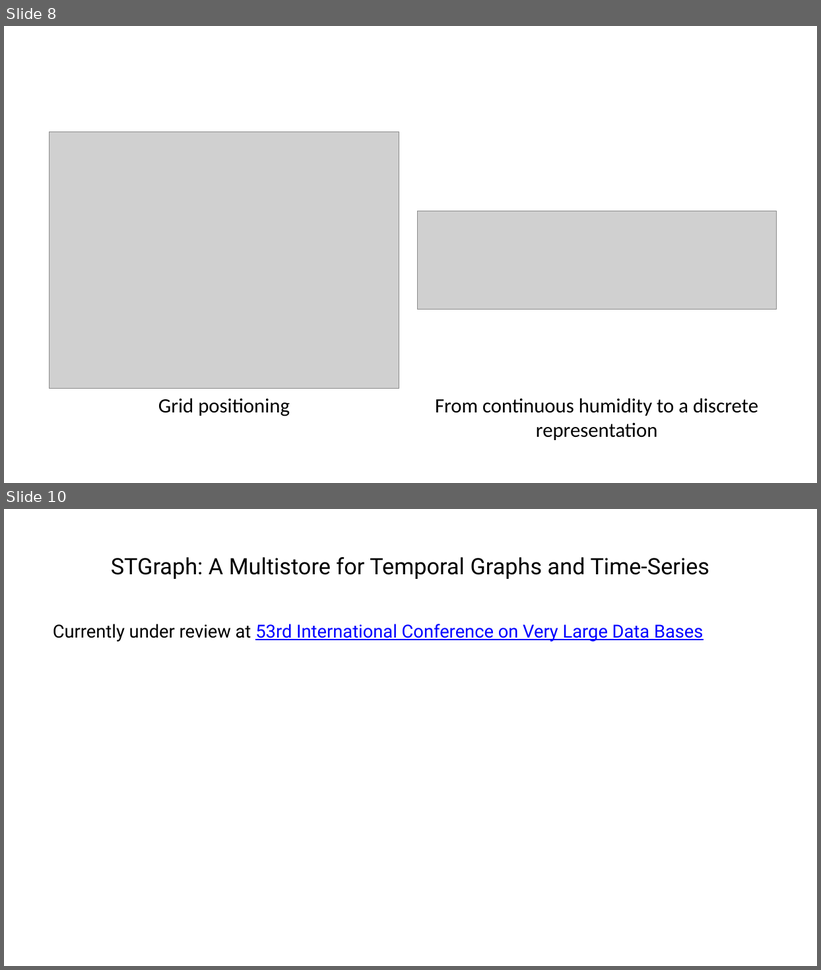
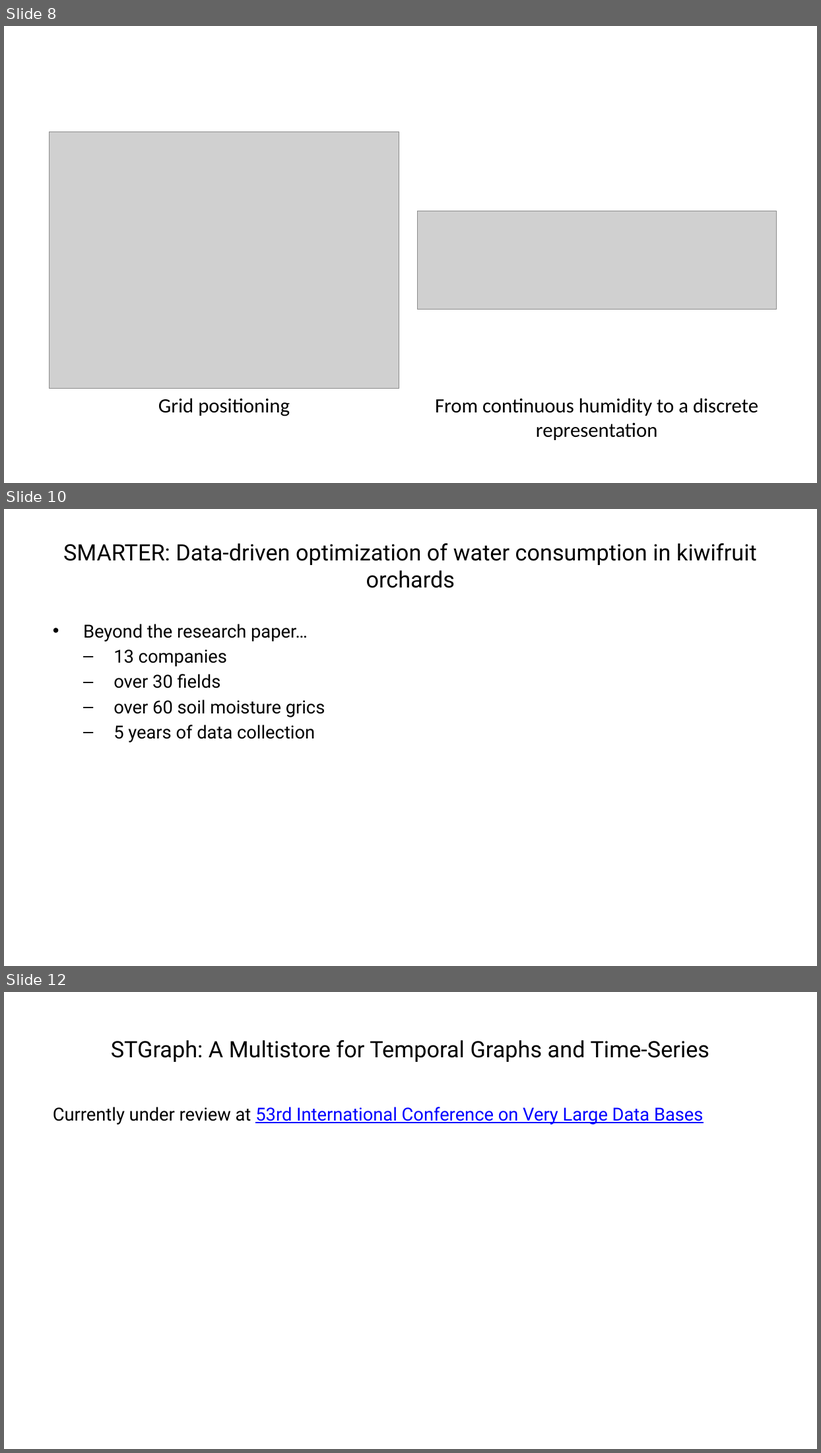
Before and after one commit to ManuelePasini/slides-markdown, a slide deck: 3rd_year_slides.pptx. Shown one above the other, each under a label of ours: slides 8 and 10 before the commit, slides 8, 10 and 12 after it; the slides between them are not shown. The pictures are 821x970 and 821x1453 pixels, drawn with LibreOffice and Linux fonts; fonts in the diff are those of the drawing; grey boxes stand for pictures. Boxes give left, top, right and bottom in pixels: in the first picture for what was removed or moved away, otherwise in the second. Text is boxed around its words. In the diff, an @@ line names an element or a change of style, - is before the commit and + after.

```diff
--- a/3rd_year_slides.pptx
+++ b/3rd_year_slides.pptx
@@ slide 10 added at box(4, 509, 817, 966), background #FFFFFF @@
@@ title added at box(63, 543, 757, 588), 20 pt, text #000000 @@
+SMARTER: Data-driven optimization of water consumption in kiwifruit orchards
@@ text added at box(83, 624, 325, 743), 16 pt, text #000000 @@
+• Beyond the research paper…
+  – 13 companies
+  – over 30 fields
+  – over 60 soil moisture grics
+  – 5 years of data collection
@@ what was slide 10 is now slide 12 @@
```
Also in this commit, not shown: 1 other slide added, 4 other files.
